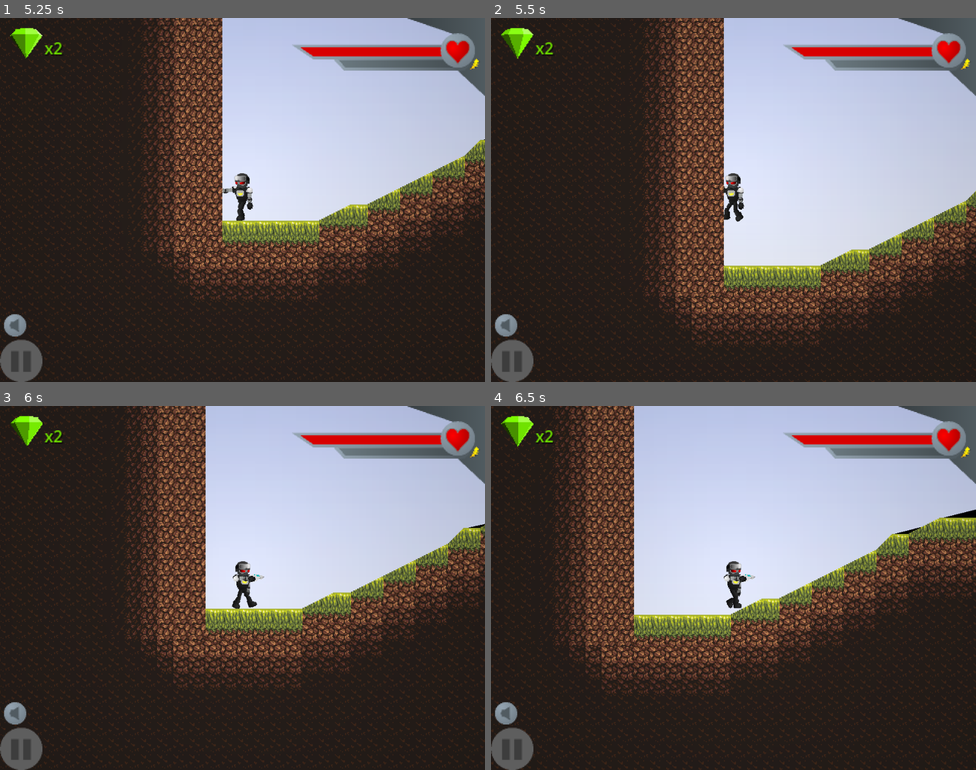
Above: before the commit, frames 1-4 (two rows, left to right).
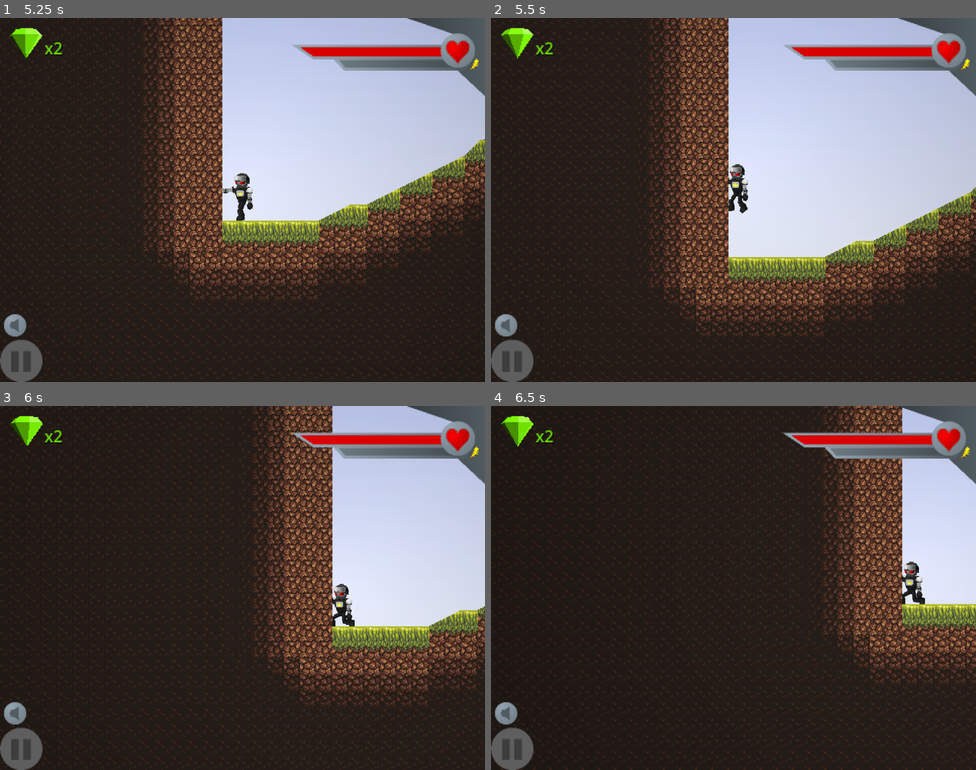
Above: after the commit, the same moments.

Repository: HMI-Studios/Skylands-WFA
Game: Godot game, scene res://ui/Intro.tscn
The game is run twice, just before and just after one commit, with the same random seed, the same clock (stepped at 60 frames per second) and the same inputs. Sound files missing from this copy of the repository are replaced by a short silence.
Inputs (mouse positions are in pixels of both pictures, inside the frame that each line leads up to):
- Up to frame 1 (5.25 s): move the mouse to (349, 181) at 0.52 s; hold C (scope) 0.53-1.28 s; hold Right (move_right) 0.53-2.03 s; click (349, 181) at 0.67 s; tap Up (jump) at 0.77, 1.52, 3.02, 3.77 s; tap Down (sneak) at 0.8, 1.35, 2.3 s; move the mouse to (145, 218) at 1.27 s; tap C (scope) at 1.55, 3.05 s; tap Enter at 2 s; move the mouse to (291, 119) at 2.02 s; hold Left (move_left) 2.03-2.78 s; hold C (scope) 2.03-2.78 s; move the mouse to (218, 272) at 2.77 s; hold Right (move_right) 2.78-4.25 s; tap X (shoot) at 2.85 s; click (218, 272) at 2.92 s; tap Space (space) at 3.5, 5.1 s; move the mouse to (388, 254) at 3.52 s; hold Down (sneak) 3.53-4.25 s; click "New Game" at 4.25 s; move the mouse to (97, 145) at 5.02 s; hold Left (move_left) from 5.03 s (still down)
- Up to frame 2 (5.5 s): keep holding Left (move_left); tap Up (jump) at 5.27 s; tap C (scope) at 5.3 s
- Up to frame 3 (6 s): move the mouse to (266, 588) at 5.77 s; release Left (move_left) at 5.78 s; hold Right (move_right) from 5.78 s (still down); hold C (scope) from 5.78 s (still down); click (266, 588) at 5.92 s
- Up to frame 4 (6.5 s): keep holding Right (move_right); keep holding C (scope); tap Down (sneak) at 6.05 s

Frame 1 is identical in both runs. In frame 2, 21% of the frame differs, in the area x 0-100%, y 0-100%; in frame 3, 39%; in frame 4, 52%.

Commit message:
add scoping

Diff:
--- a/project/scenes/entities/Shoaldier.tscn
+++ b/project/scenes/entities/Shoaldier.tscn
@@ -332,11 +332,13 @@
 [node name="Far Arm" type="Sprite2D" parent="Rig"]
 show_behind_parent = true
 position = Vector2(13, -12.1429)
+scale = Vector2(1, 1)
 texture = ExtResource("1_g5phy")
 offset = Vector2(0, 4)
 
 [node name="Far Hand" type="Sprite2D" parent="Rig"]
 position = Vector2(13, -1.1429)
+scale = Vector2(1, 1)
 texture = ExtResource("2_fcsgq")
 offset = Vector2(-2, 11)
 
@@ -401,12 +403,14 @@
 [node name="Near Arm" type="Sprite2D" parent="Rig"]
 position = Vector2(-9, -15.1429)
 rotation = -0.0398524
+scale = Vector2(1, 1)
 texture = ExtResource("11_egsml")
 offset = Vector2(0, 3)
 
 [node name="Near Hand" type="Sprite2D" parent="Rig"]
 position = Vector2(-8, -4.14291)
 rotation = -0.155555
+scale = Vector2(1, 1)
 texture = ExtResource("12_1n1wc")
 offset = Vector2(-2, 11)
 
--- a/project/scripts/Camera.gd
+++ b/project/scripts/Camera.gd
@@ -2,9 +2,20 @@
 
 
 @export var cam_speed = 500
+var is_scoping = false
 
 
 func _physics_process(delta):
     #var diff = %Player.position - position
     #position += (diff * 0.1).limit_length(cam_speed * delta)
-    position = %Player.position
+    if %Player.is_scoping:
+        is_scoping = true
+        var diff = (%Player.position + Vector2(180 * %Player.last_movement_direction, 0)) - position
+        position += (diff * 0.1).limit_length(cam_speed * delta)
+    elif is_scoping:
+        var diff = %Player.position - position
+        position += (diff * 0.25).limit_length(cam_speed * delta)
+        if diff.length() < 1:
+            is_scoping = false
+    else:
+        position = %Player.position
--- a/project/scripts/Player.gd
+++ b/project/scripts/Player.gd
@@ -25,6 +25,7 @@
 var last_movement_direction = 1
 var is_auto_aiming = false
 var is_sneaking = false
+var is_scoping = false
 
 var is_gun_in_right_hand
 var gun = preload("res://scenes/items/GDFSER.tscn").instantiate()
@@ -62,7 +63,7 @@
     if aim_target == null:
         look_pos = $GunRay.global_position + Vector2(last_movement_direction * 50, 0)
     else:
-        look_pos = aim_target.global_position
+        look_pos = aim_target.global_position + Vector2(0, -aim_target.head_height)
     var look_vec = look_pos - position
     facing_angle = look_vec.angle()
     aim_angle = facing_angle
@@ -122,7 +123,9 @@
 func horizontal_movement(delta):
     var speed_factor = 1
 
-    if Input.is_action_pressed("sneak"):
+    is_scoping = Input.is_action_pressed("scope")
+
+    if Input.is_action_pressed("sneak") or is_scoping:
         speed_factor = 0.5
         if not is_sneaking:
             is_sneaking = true
@@ -134,7 +137,7 @@
             $HitBox.shape.size.y = 71
             $HitBox.position.y = -4.5
 
-    var horizontal_input = Input.get_action_strength("move_right") - Input.get_action_strength("move_left")
+    var horizontal_input = (Input.get_action_strength("move_right") - Input.get_action_strength("move_left")) * (0 if is_scoping else 1)
     if horizontal_input != 0:
         last_movement_direction = sign(horizontal_input)
         if abs(velocity.x) < max_speed * speed_factor:
--- a/project/scripts/entities/Entity.gd
+++ b/project/scripts/entities/Entity.gd
@@ -5,6 +5,8 @@
 
 @onready var entities = get_node('/root/Main/World/Level/Entities')
 @onready var player = get_node('/root/Main/Player')
+
+var head_height = 0
 
 @export var HP = 1
 @export var speed = 40
--- a/project/scripts/entities/Shoaldier.gd
+++ b/project/scripts/entities/Shoaldier.gd
@@ -14,6 +14,7 @@
     gun_hand = rig.get_node('Gun Hand')
 
     HP = 10
+    head_height = 20 * scale.y
     rig.remove_child(gun_hand)
     rig.near_arm.get_node(rig.near_arm.remote_path).add_child(gun_hand)
     rig.near_hand.hide()
